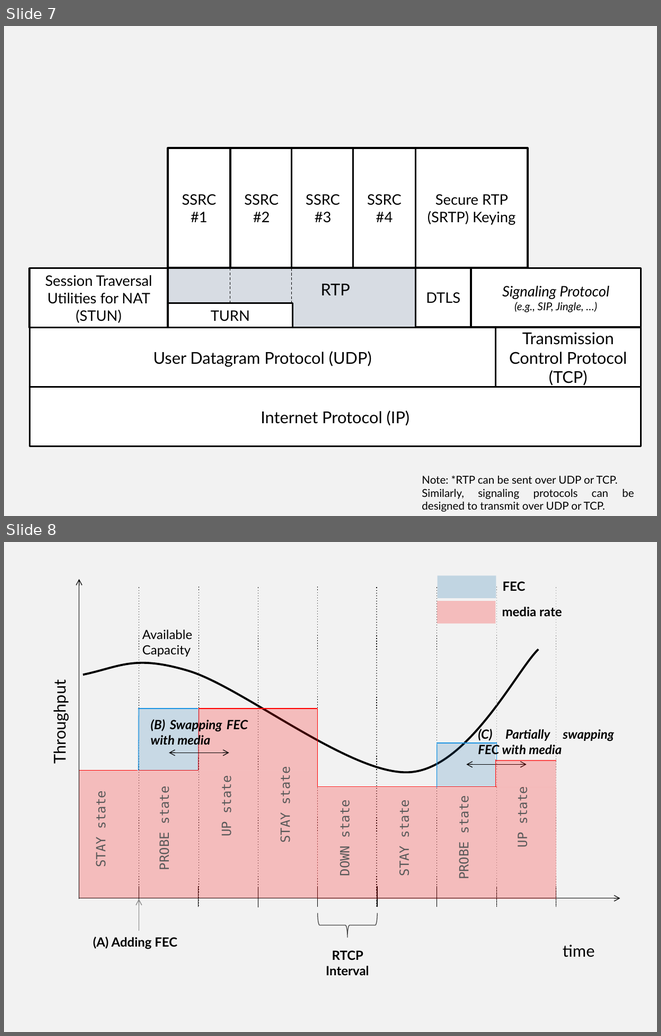
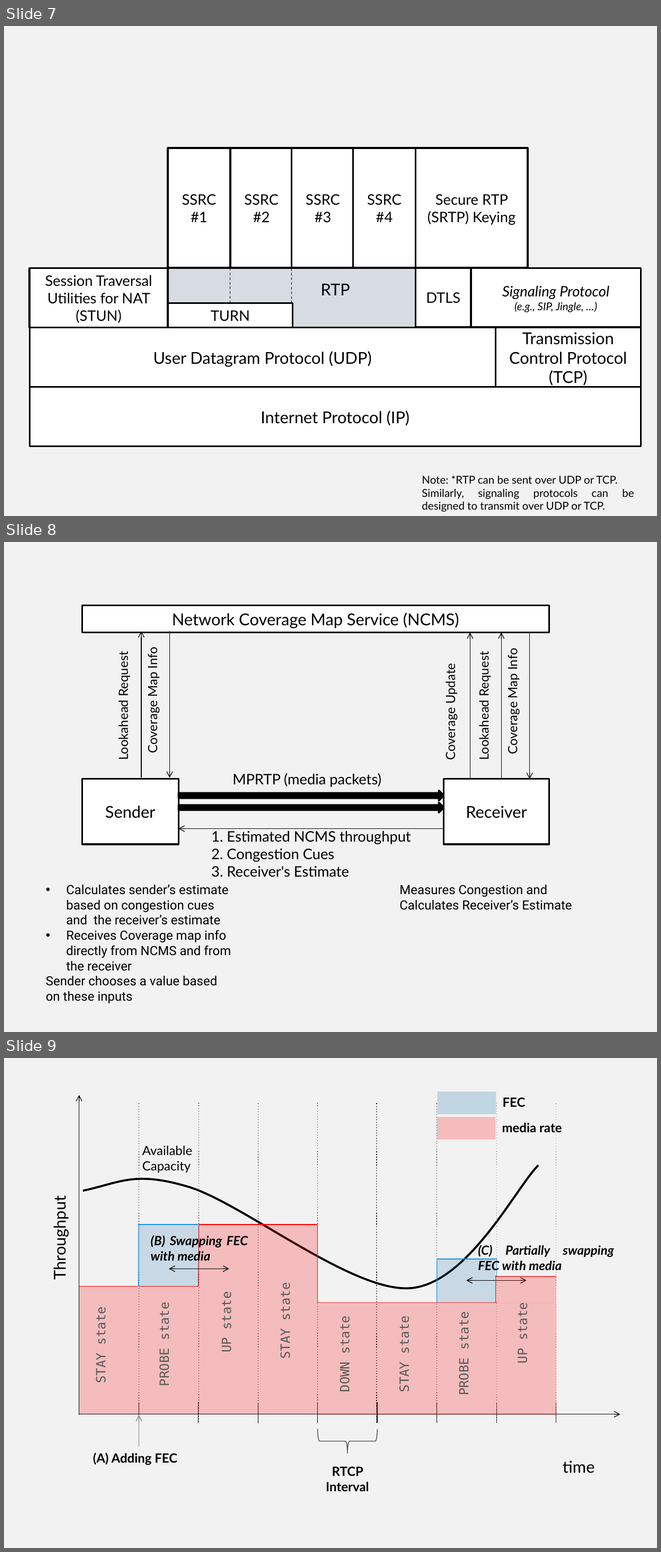
Before and after one commit to vr000m/PhD-thesis, a slide deck: graphs/source/chap5-src.pptx. Shown one above the other, each under a label of ours: slides 7 and 8 before the commit, slides 7, 8 and 9 after it. The pictures are 661x1036 and 661x1552 pixels, drawn with LibreOffice and Linux fonts; fonts in the diff are those of the drawing. Boxes give left, top, right and bottom in pixels: in the first picture for what was removed or moved away, otherwise in the second. Text is boxed around its words. In the diff, an @@ line names an element or a change of style, - is before the commit and + after.

```diff
--- a/graphs/source/chap5-src.pptx
+++ b/graphs/source/chap5-src.pptx
@@ slide 8 added at (4, 542, 657, 1032), background #F2F2F2 @@
@@ rectangle added at (82, 606, 549, 633), fill #FFFFFF, outline #000000 2 pt, 18 pt, text #000000 @@
+Network Coverage Map Service (NCMS)
@@ arrow added from (141, 778) to (141, 632), #000000 0.75 pt @@
@@ arrow added from (170, 632) to (170, 778), #000000 0.75 pt @@
@@ arrow added from (470, 779) to (470, 633), #000000 0.75 pt @@
@@ arrow added from (502, 779) to (502, 633), #000000 0.75 pt @@
@@ arrow added from (530, 633) to (530, 779), #000000 0.75 pt @@
@@ text added at (144, 649, 160, 751), 14 pt, text #000000 @@
+Coverage Map Info
@@ text added at (505, 650, 520, 752), 14 pt, text #000000 @@
+Coverage Map Info
@@ text added at (115, 655, 131, 759), 14 pt, text #000000 @@
+Lookahead Request
@@ text added at (443, 667, 458, 758), 14 pt, text #000000 @@
+Coverage Update
@@ text added at (476, 655, 492, 759), 14 pt, text #000000 @@
+Lookahead Request
@@ rectangle added at (82, 779, 179, 844), fill #FFFFFF, outline #000000 2 pt, 18 pt, text #000000 @@
+Sender
@@ text added at (232, 773, 381, 787), 16 pt, text #000000 @@
+MPRTP (media packets)
@@ rectangle added at (444, 779, 549, 844), fill #FFFFFF, outline #000000 2 pt, 18 pt, text #000000 @@
+Receiver
@@ right arrow added at (178, 790, 443, 800), fill #000000, outline #000000 2 pt @@
@@ right arrow added at (178, 803, 443, 812), fill #000000, outline #000000 2 pt @@
@@ arrow added from (444, 829) to (178, 829), #000000 0.75 pt @@
@@ text added at (211, 831, 411, 877), 16 pt, text #000000 @@
+1. Estimated NCMS throughput
+2. Congestion Cues
+3. Receiver's Estimate
@@ text added at (46, 884, 231, 1003), 14 pt, text #000000 @@
+• Calculates sender’s estimate based on congestion cues and the receiver’s estimate
+• Receives Coverage map info directly from NCMS and from the receiver
+Sender chooses a value based on these inputs
@@ text added at (399, 884, 572, 910), 14 pt, text #000000 @@
+Measures Congestion and Calculates Receiver’s Estimate
@@ what was slide 8 is now slide 9 @@
```
Also in this commit, not shown: 1 slide changed, 4 other files.
